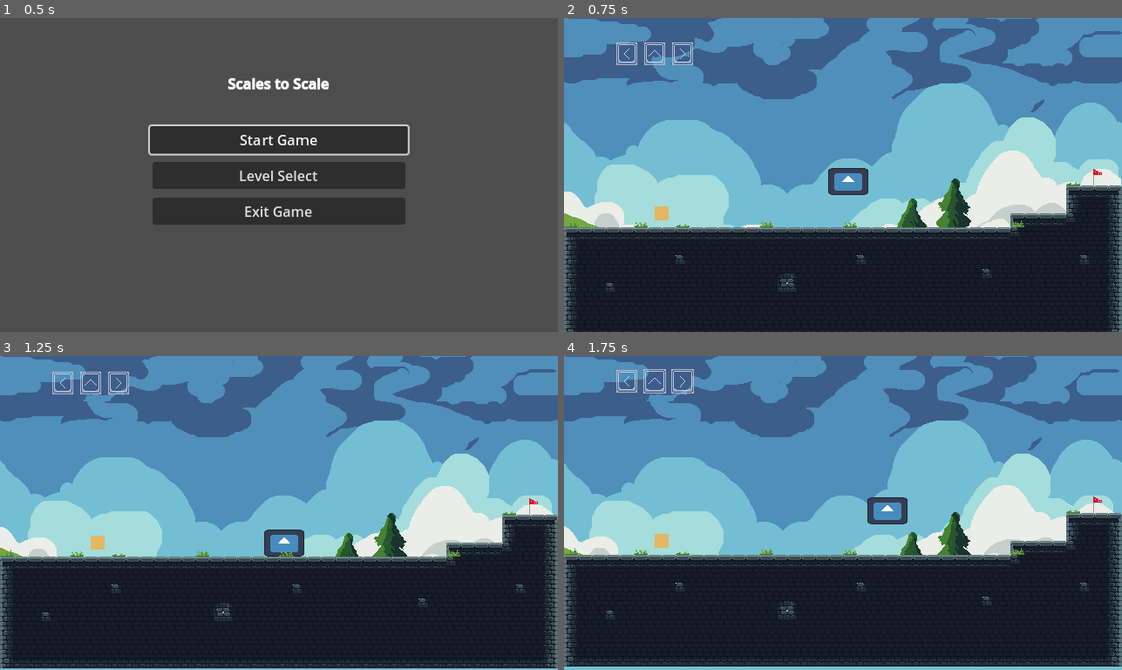
Above: before the commit, frames 1-4 (two rows, left to right).
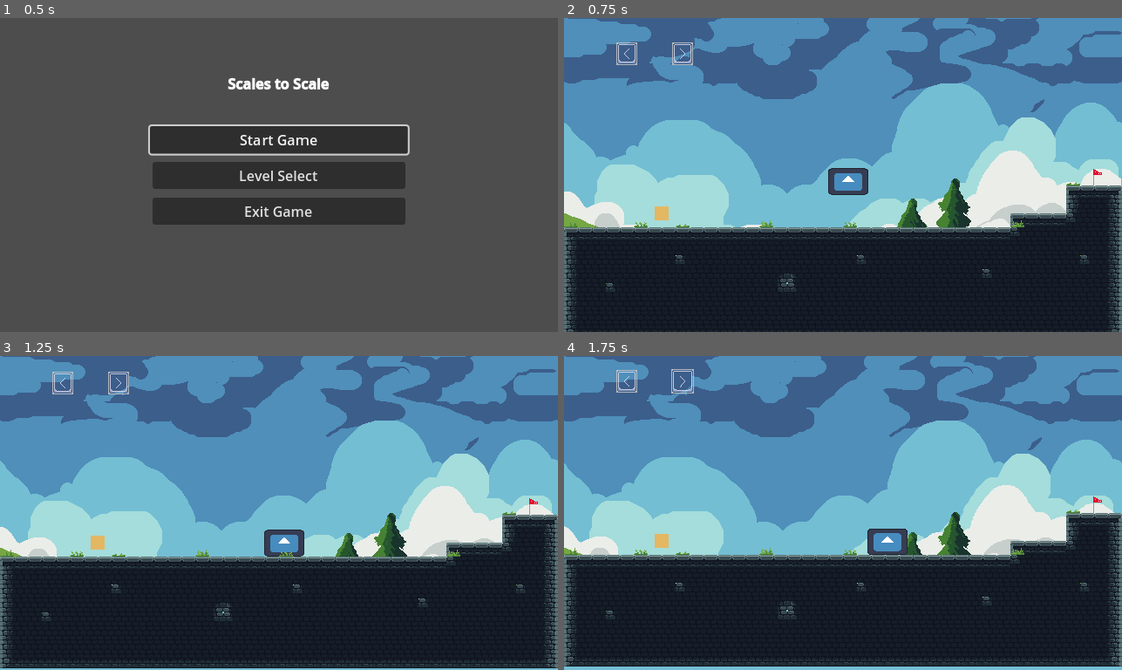
Above: after the commit, the same moments.

Repository: Robocraft999/ScalesToScale
Game: Godot game, scene res://scenes/root.tscn
Same seed, same stepped clock (60 frames per second), same inputs: the game is played once before the commit and once after it. The engine's default icon, where the game draws it, is replaced by a stand-in: a white triangle on a blue panel in a dark square.
Inputs (mouse positions are in pixels of both pictures, inside the frame that each line leads up to):
- Up to frame 1 (0.5 s): no input
- Up to frame 2 (0.75 s): click "Start Game" at 0.5 s
- Up to frame 3 (1.25 s): no input
- Up to frame 4 (1.75 s): tap Enter at 1.25 s; move the mouse to (965, 497) at 1.27 s; hold D (move_right) from 1.28 s (still down); hold Up (jump) from 1.28 s (still down); click (965, 497) at 1.42 s

Frame 1 is identical in both runs. In frame 2, less than 0.1% of the frame differs, in the area x 14-19%, y 7-15%; in frame 3, less than 0.1%; in frame 4, 1.3%, in the area x 14-62%, y 4-64%.

Commit message:
Disable jump

Diff:
--- a/scripts/progress.gd
+++ b/scripts/progress.gd
@@ -1,5 +1,5 @@
 extends Node
 
-var jump_enabled := true
+var jump_enabled := false
 var double_jump_enabled := false
 var dash_enabled := false
